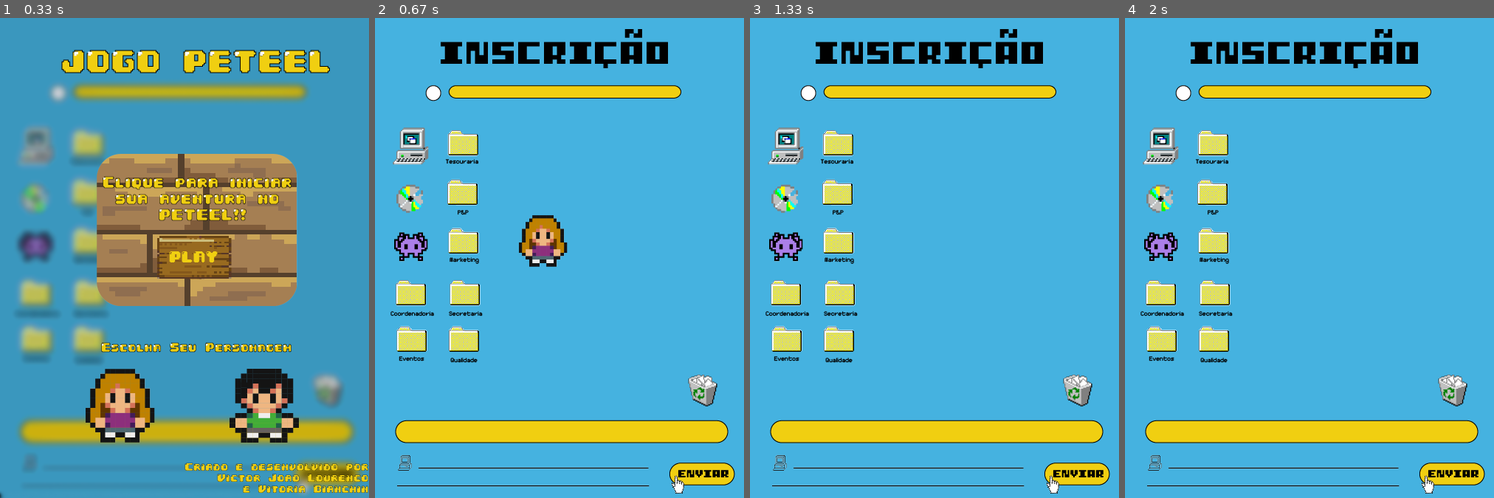
Above: before the commit, frames 1-4 (left to right).
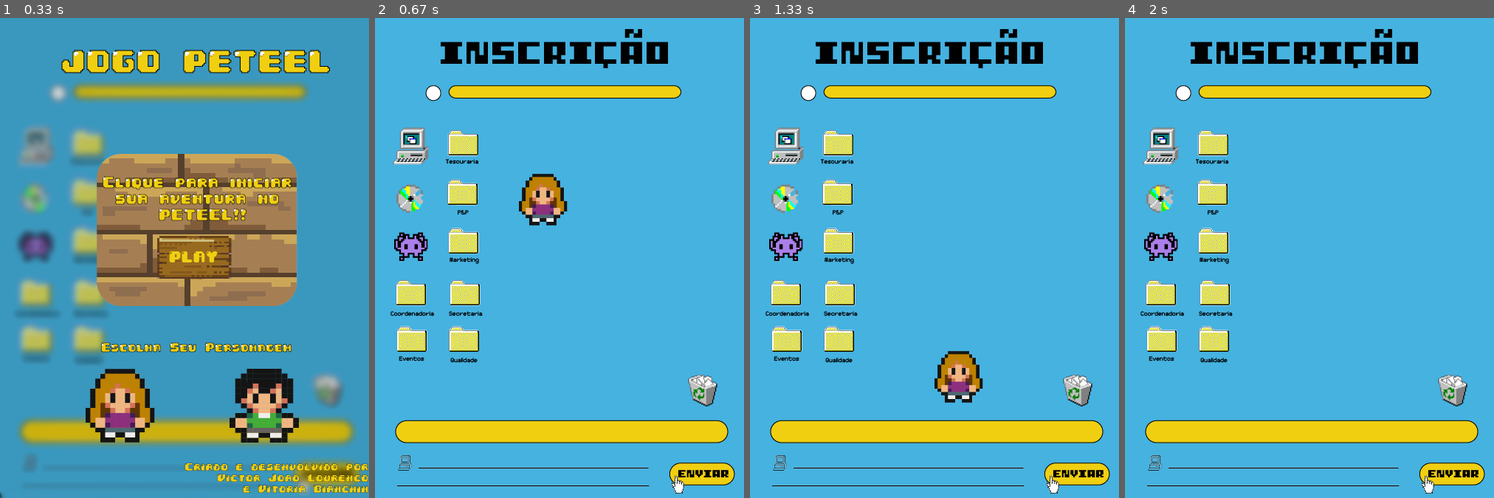
Above: after the commit, the same moments.

Repository: Victor-J-L/JOGO-PETEEL
Game: pygame game, started from primeirafase.py
Two runs of this game, one before a commit and one after it. Both use one fixed random seed, a clock stepped at 60 frames per second and the inputs below.
Inputs (mouse positions are in pixels of both pictures, inside the frame that each line leads up to):
- Up to frame 1 (0.33 s): no input
- Up to frame 2 (0.67 s): click (570, 258) at 0.38 s
- Up to frame 3 (1.33 s): hold Right 0.67-1.13 s; move the mouse to (919, 277) at 0.7 s; hold Right from 1.17 s (still down)
- Up to frame 4 (2 s): release Right at 1.63 s

Frame 1 is identical in both runs. In frame 2, 2.0% of the frame differs, in the area x 39-53%, y 32-52%; in frame 3, 1.1%; in frame 4, nothing differs.

Commit message:
Ajustes na gravidade

Diff:
--- a/primeirafase.py
+++ b/primeirafase.py
@@ -27,7 +27,7 @@
         pygame.sprite.Sprite.__init__(self)
         self.image = pygame.image.load("Imagens/personagem/personagem1frente_min.png")
         self.rect = self.image.get_rect()
-        self.rect.center= (800,800)
+        self.rect.center= (400,100)
         self.rect.top = 800
         self.rect.left = 228
         self.rect.right = 228
@@ -152,7 +152,7 @@
                 sair = True
 
         #Parametros
-        relogio.tick(60)
+        relogio.tick(30)
         tela.fill(cor_azul)
         (xmouse, ymouse) = pygame.mouse.get_pos()
 
@@ -183,7 +183,7 @@
                 fundo = pygame.image.load("Imagens/Primeira Fase/fundo1_1.png")
 
        #Código Movimento do personagem
-        personagem.acc = vec(0, 0.2)
+        personagem.acc = vec(0, 0.4)
         keys = pygame.key.get_pressed()
         if keys[pygame.K_LEFT]:
             personagem.acc.x = -0.5
